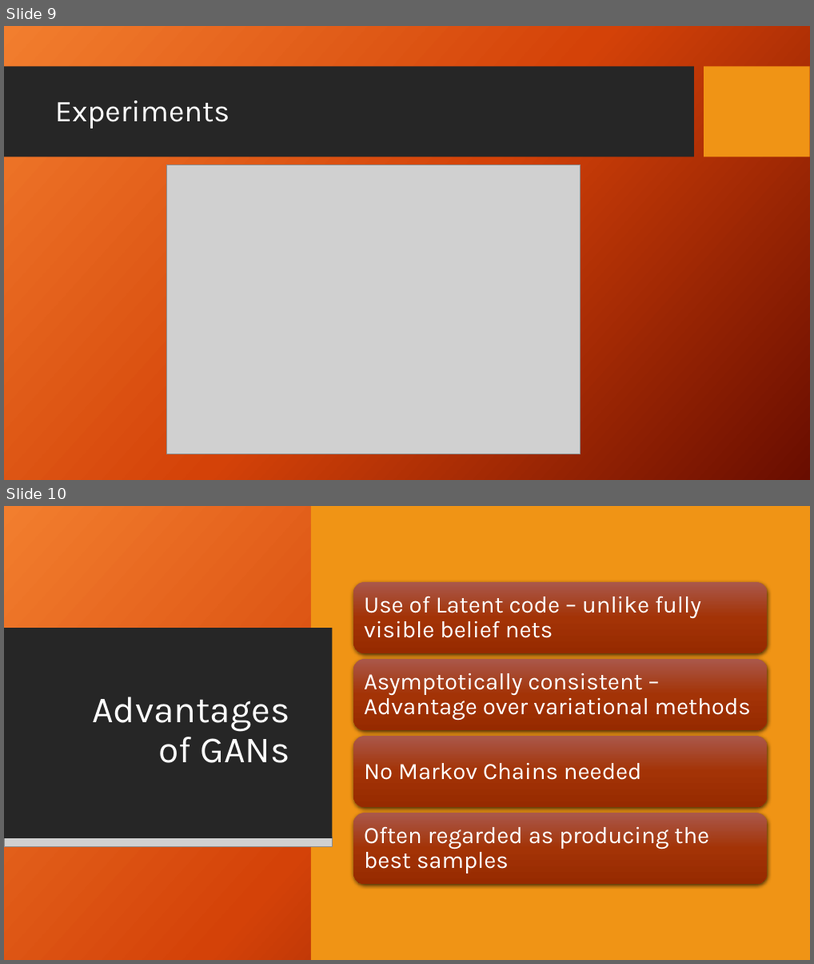
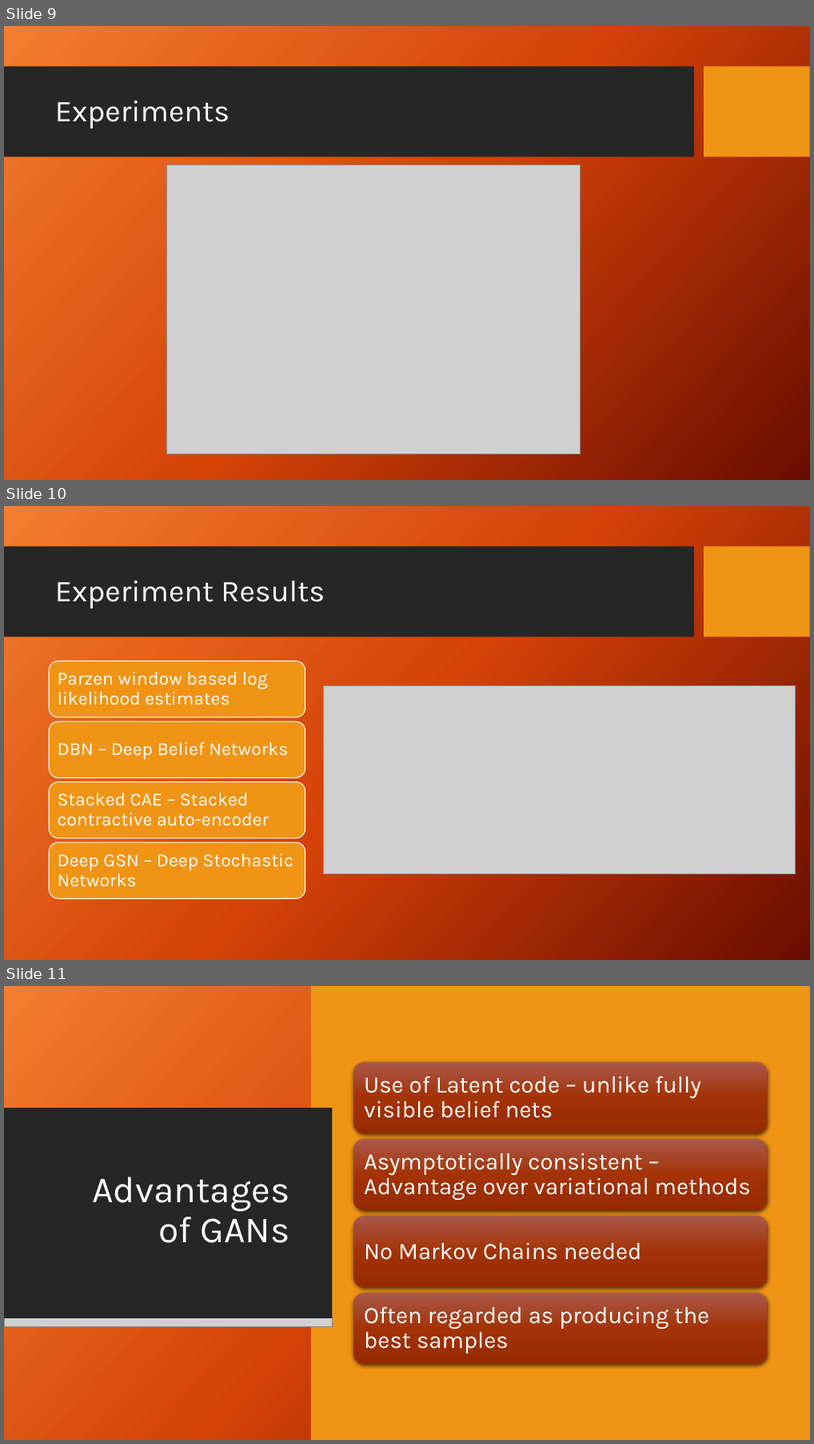
Before and after one commit to agx01/gans_presentation, a slide deck: GANs_Presentation.pptx. Shown one above the other, each under a label of ours: slides 9 and 10 before the commit, slides 9, 10 and 11 after it. The pictures are 814x964 and 814x1444 pixels, drawn with LibreOffice and Linux fonts; fonts in the diff are those of the drawing; grey boxes stand for pictures; background and template pictures are left out. Boxes give left, top, right and bottom in pixels: in the first picture for what was removed or moved away, otherwise in the second. Text is boxed around its words. In the diff, an @@ line names an element or a change of style, - is before the commit and + after.

```diff
--- a/GANs_Presentation.pptx
+++ b/GANs_Presentation.pptx
@@ slide 10 added at bbox=[4, 506, 810, 960], background picture (left out); not listed: 2 template elements that a slide beside it also shows @@
@@ title added at bbox=[55, 580, 325, 608], 36 pt, text #FFFFFF @@
+Experiment Results
@@ picture added at bbox=[323, 686, 796, 874] @@
@@ group added at bbox=[49, 661, 306, 899]: 4 rounded rectangles, 4 texts @@
+Parzen window based log likelihood estimates
+DBN – Deep Belief Networks
+Stacked CAE – Stacked contractive auto-encoder
+Deep GSN – Deep Stochastic Networks
@@ what was slide 10 is now slide 11 @@
```
Also in this commit, not shown: 2 slides changed, 1 other slide added, 1 other file.
